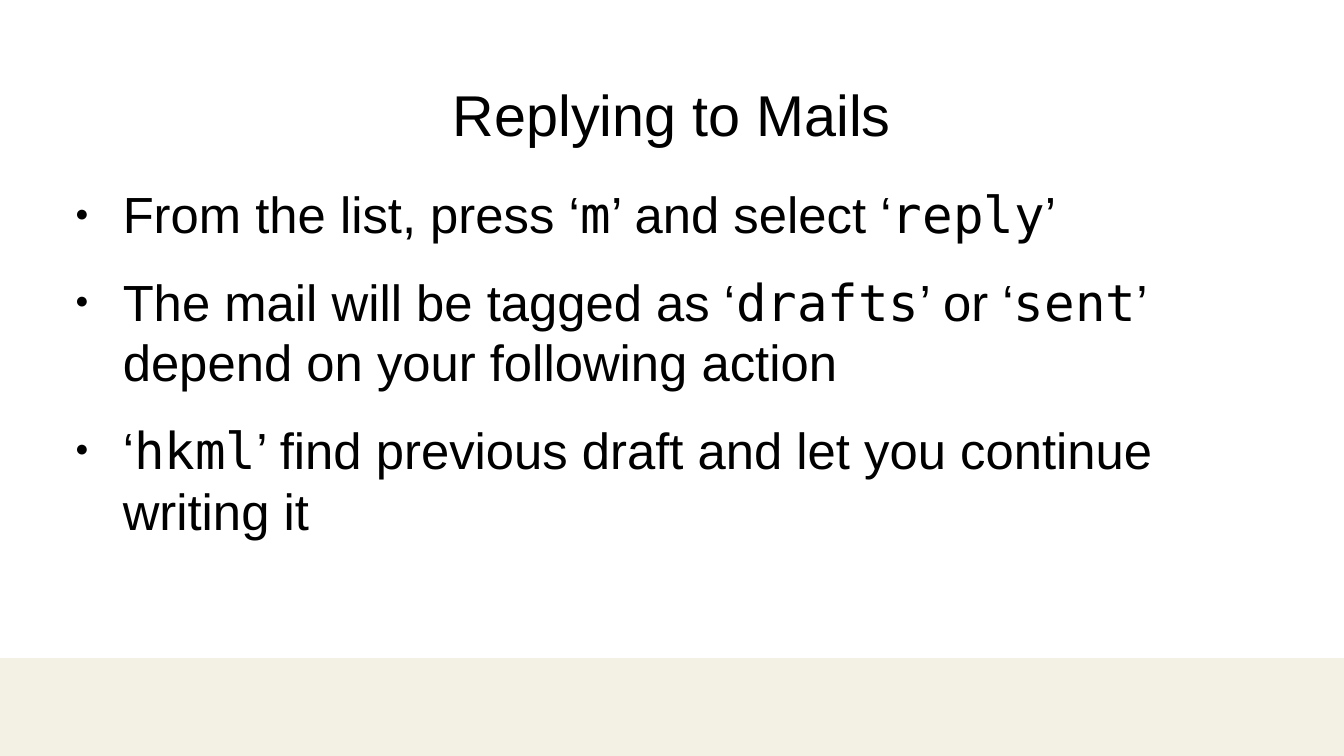
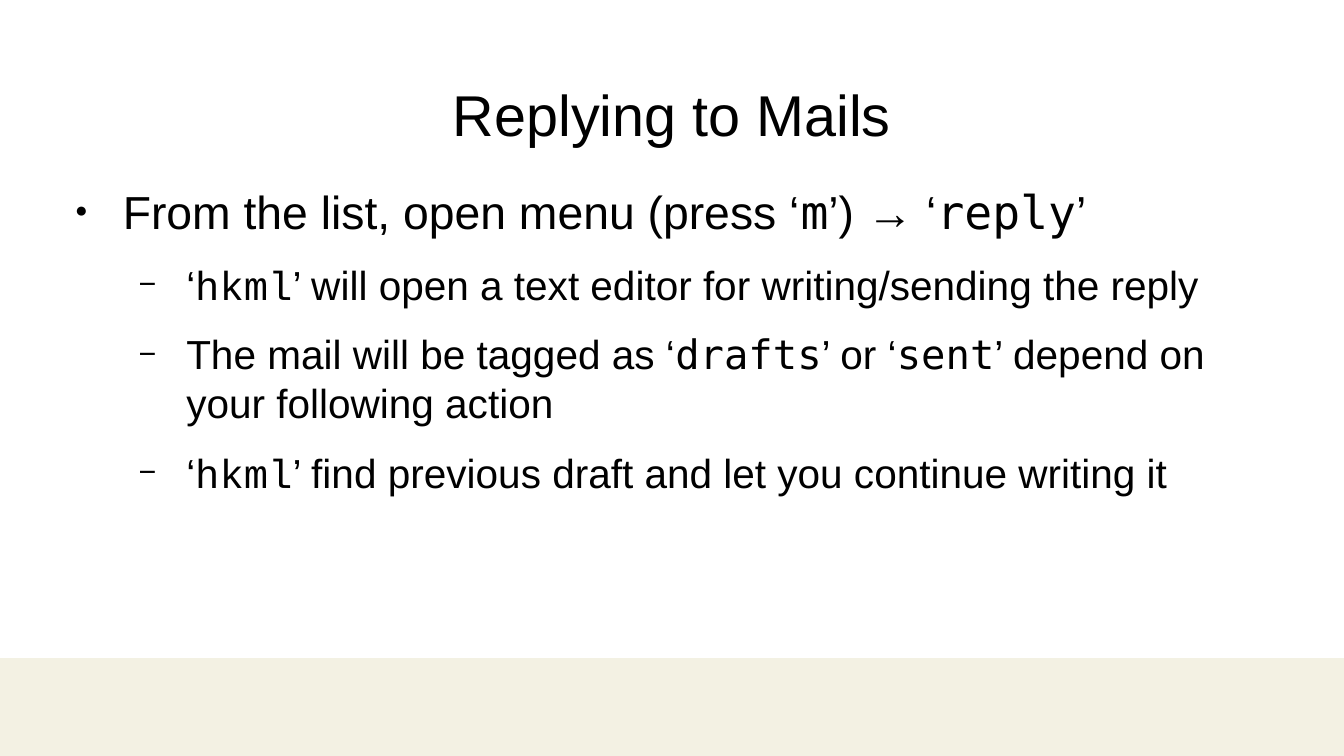
Before and after one commit to damonitor/talks, a slide deck: slide 21 of 2025/ossjp/hkml_ossjp25.odp (slide 20 before the commit). Drawn at 1344x756 pixels with LibreOffice and Linux fonts; fonts in the diff are those of the drawing; background and template pictures are left out. Boxes give left, top, right and bottom in pixels: in the first picture for what was removed or moved away, otherwise in the second. Text is boxed around its words. In the diff, an @@ line names an element or a change of style, - is before the commit and + after.

```diff
--- a/2025/ossjp/hkml_ossjp25.odp
+++ b/2025/ossjp/hkml_ossjp25.odp
@@ text at <box>123,193,1199,307</box>: text changed; size 27.2 to 21.7 pt @@
-● From the list, press ‘m’ and select ‘reply’
+● From the list, open menu (press ‘m’) → ‘reply’
+  − ‘hkml’ will open a text editor for writing/sending the reply
@@ text at <box>186,338,1205,496</box>: size 27.2 to 21.7 pt in "The mail will be tagged as ‘drafts’ ...", "‘hkml’ find previous draft and let you ..."; font DejaVu Sans Mono to Courier New in "‘hkml’"; bullet ● to −; list level 1 to 2 in "The mail will be tagged ..."; list level 1 to 2 in "‘hkml’ find previous draft and ..." @@
```
Also in this commit, not shown: 18 other slides changed, 3 slides added, 4 slides removed, 1 other file.
